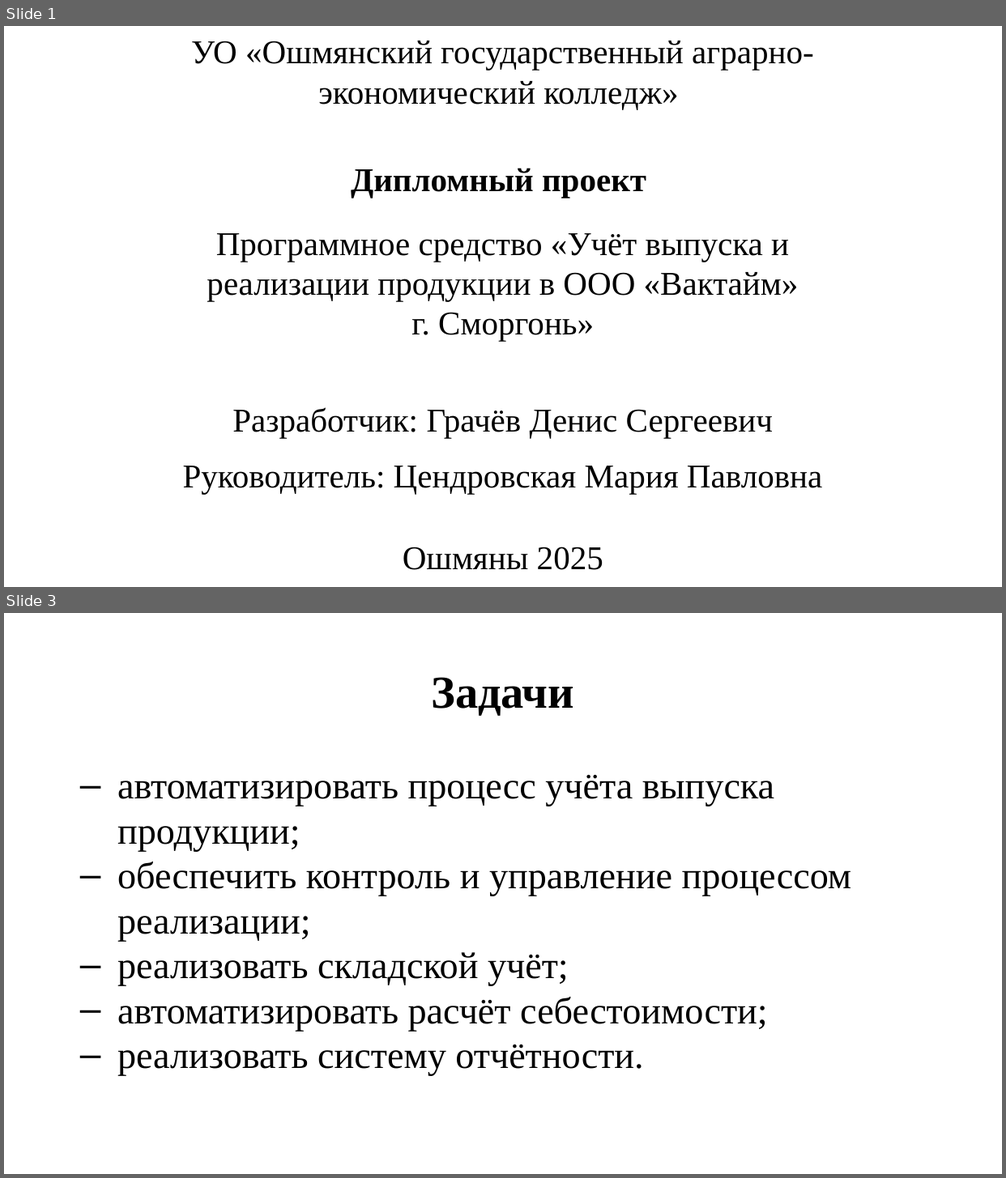
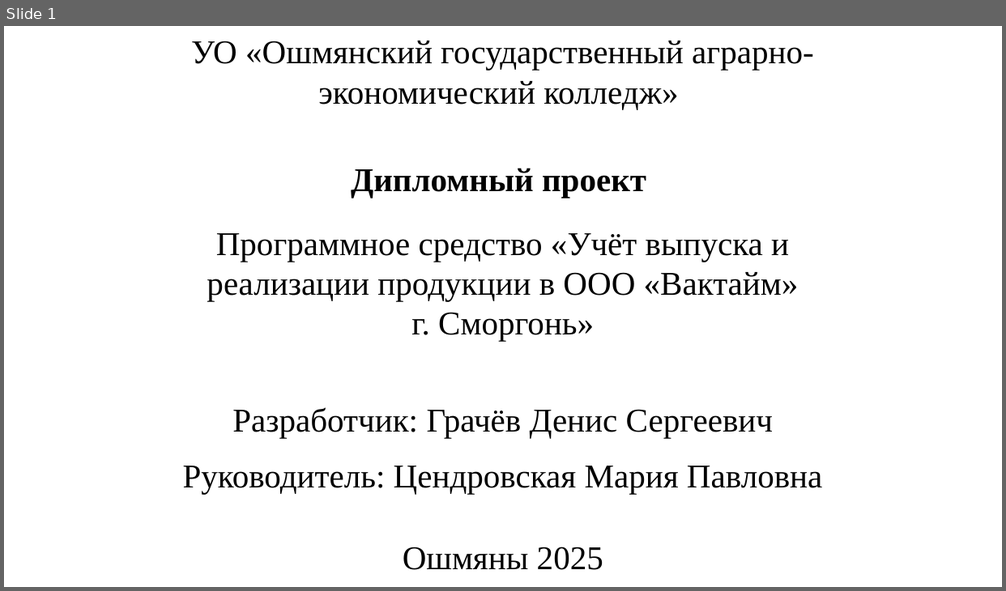
Before and after one commit to maldavan5916/VacTimeTP, a slide deck: Documentation/DIPLOM/Presentation.pptx. Shown one above the other, each under a label of ours: slides 1 and 3 before the commit, slide 1 after it; the slides between them are not shown. The pictures are 1006x1178 and 1006x591 pixels, drawn with LibreOffice and Linux fonts; fonts in the diff are those of the drawing. Boxes give left, top, right and bottom in pixels: in the first picture for what was removed or moved away, otherwise in the second. Text is boxed around its words. In the diff, an @@ line names an element or a change of style, - is before the commit and + after.

```diff
--- a/Documentation/DIPLOM/Presentation.pptx
+++ b/Documentation/DIPLOM/Presentation.pptx
@@ slide 3 removed at (x1=4, y1=613, x2=1002, y2=1174), background #FFFFFF @@
@@ text removed at (x1=431, y1=677, x2=574, y2=716) @@
-Задачи
@@ text removed at (x1=117, y1=775, x2=852, y2=1076) @@
-‒ автоматизировать процесс учёта выпуска продукции;
-‒ обеспечить контроль и управление процессом реализации;
-‒ реализовать складской учёт;
-‒ автоматизировать расчёт себестоимости;
-‒ реализовать систему отчётности.
```
Also in this commit, not shown: 10 slides changed, 2 slides added, 1 other slide removed, 1 other file.
